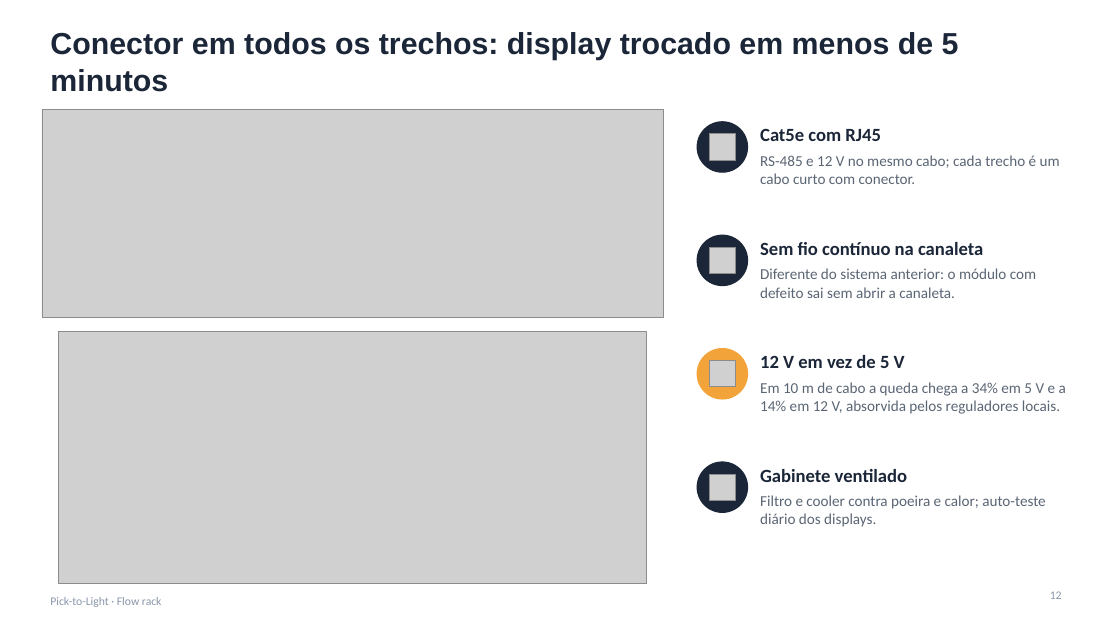
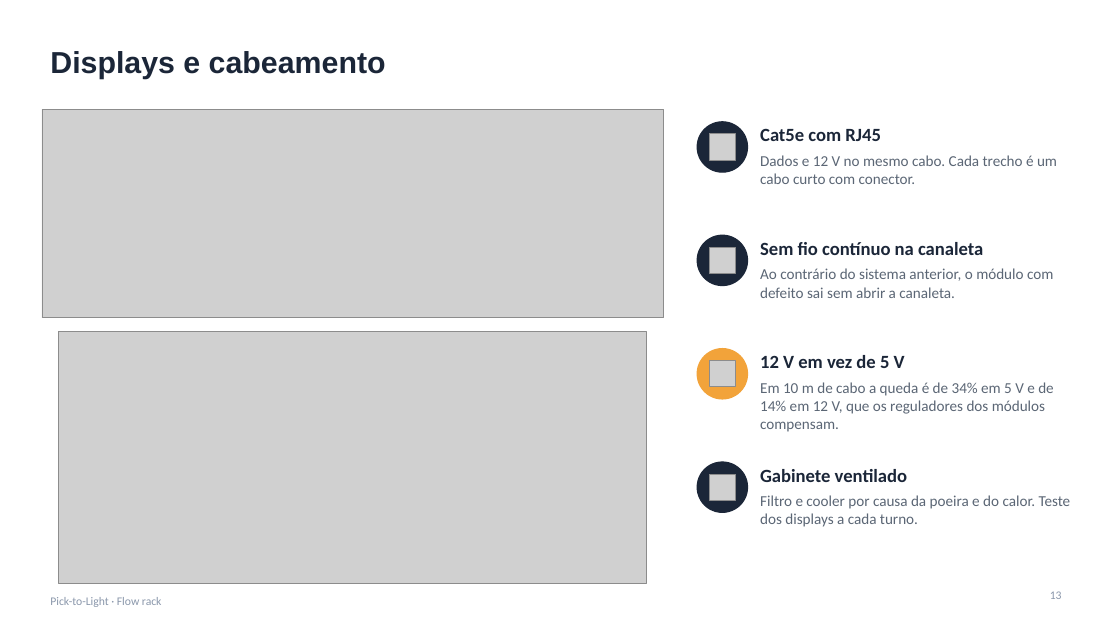
Before and after one commit to jivo88/picking_to_light, a slide deck: slide 13 of projeto/entregaveis/Apresentacao_PTL.pptx (slide 12 before the commit). Drawn at 1120x630 pixels with LibreOffice and Linux fonts; fonts in the diff are those of the drawing; grey boxes stand for pictures. Boxes give left, top, right and bottom in pixels: in the first picture for what was removed or moved away, otherwise in the second. Text is boxed around its words. In the diff, an @@ line names an element or a change of style, - is before the commit and + after.

```diff
--- a/projeto/entregaveis/Apresentacao_PTL.pptx
+++ b/projeto/entregaveis/Apresentacao_PTL.pptx
@@ title at (50, 51, 386, 79): text changed @@
-Conector em todos os trechos: display trocado em menos de 5 minutos
+Displays e cabeamento
@@ text at (760, 155, 1057, 184): text changed @@
-RS-485 e 12 V no mesmo cabo; cada trecho é um cabo curto com conector.
+Dados e 12 V no mesmo cabo. Cada trecho é um cabo curto com conector.
@@ text at (760, 268, 1053, 298): text changed @@
-Diferente do sistema anterior: o módulo com defeito sai sem abrir a canaleta.
+Ao contrário do sistema anterior, o módulo com defeito sai sem abrir a canaleta.
@@ text at (760, 382, 1053, 432): text changed @@
-Em 10 m de cabo a queda chega a 34% em 5 V e a 14% em 12 V, absorvida pelos reguladores locais.
+Em 10 m de cabo a queda é de 34% em 5 V e de 14% em 12 V, que os reguladores dos módulos compensam.
@@ text at (760, 495, 1071, 527): text changed @@
-Filtro e cooler contra poeira e calor; auto-teste diário dos displays.
+Filtro e cooler por causa da poeira e do calor. Teste dos displays a cada turno.
```
Also in this commit, not shown: 19 other slides changed, 2 slides added, 1 slide removed, 16 other files.
